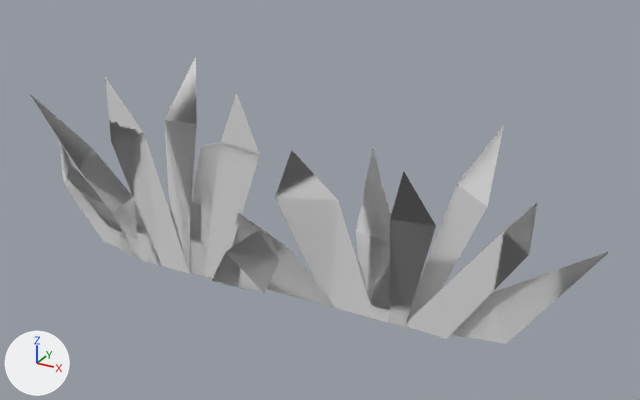
A saved change to the glTF model public/models/grass-long.glb.
One viewpoint serves both versions: a camera (50 mm lens) standing at (1.418, -2.235, 1.462) and looking at (0.195, -0.011, 0.351). Every picture has the same lights, and +X, +Y and +Z are marked at lower left. Where no turn or scale is listed for an object, it has been applied to the vertices.

The scene before the commit, as lines of its bpy script (objects in view):
```python
me_grass_long = bpy.data.meshes.new('grass-long')
me_grass_long.from_pydata(...)  # 140 vertices, 96 faces; spans x -0.94..1.07, y -0.28..0.12, z -0.02..0.72
me_grass_long.materials.append(mat_lowpoly_colors)  # white #e7e7e7
ob_grass_long = bpy.data.objects.new('grass-long', me_grass_long)
ob_grass_long.location = (0.0, 0.0, 0.0)
```
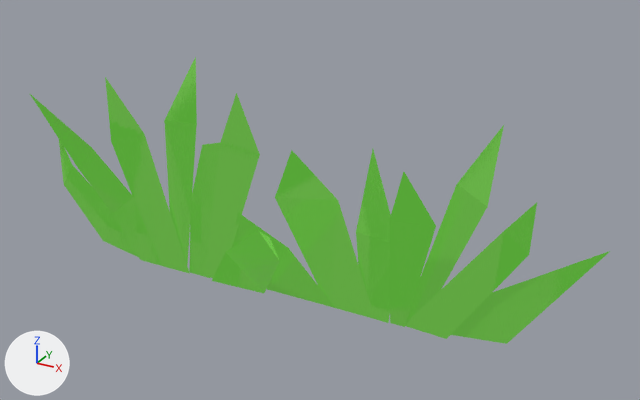
What differs and where, as boxes [x1, y1, x2, y2] in the pictures (640 x 400 px):
'grass-long', recoloured (grey to green): [29, 57, 610, 344] in both

The change in detail:
Picture 'base' (img_base) is new.
Material 'LOWPOLY-COLORS.001' (mat_lowpoly_colors_001) is new.
Uses the picture img_base.
me_grass_long has 140 vertices, 96 faces and spans x -0.94..1.07, y -0.28..0.12, z -0.02..0.72.
me_grass_long no longer uses material mat_lowpoly_colors (white #e7e7e7).
me_grass_long now uses material mat_lowpoly_colors_001.
